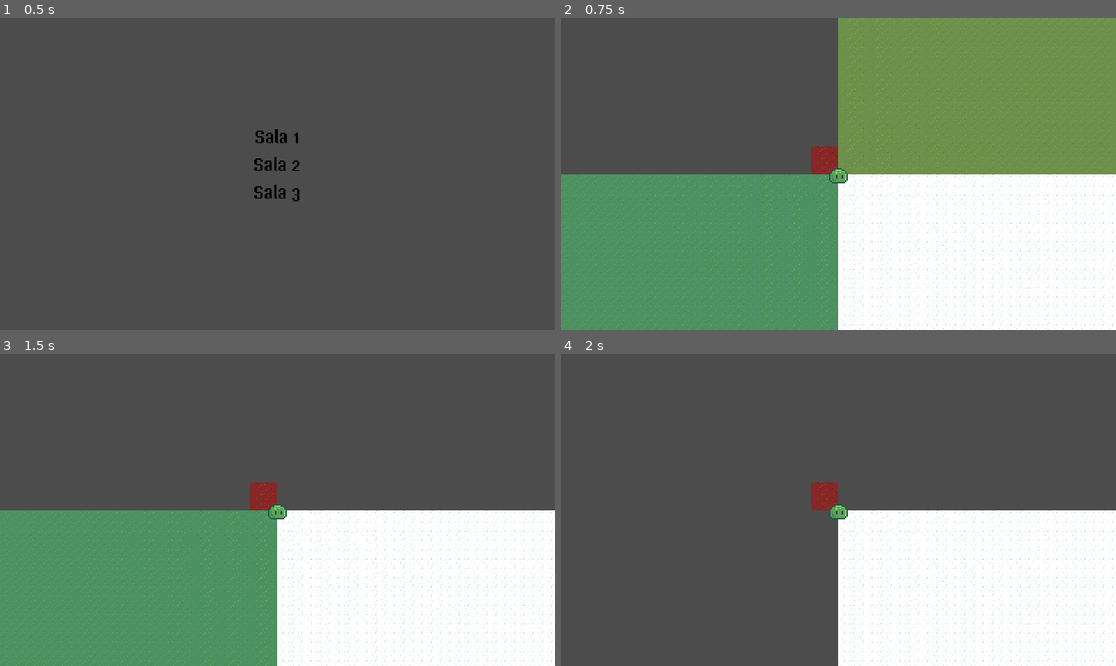
Above: before the commit, frames 1-4 (two rows, left to right).
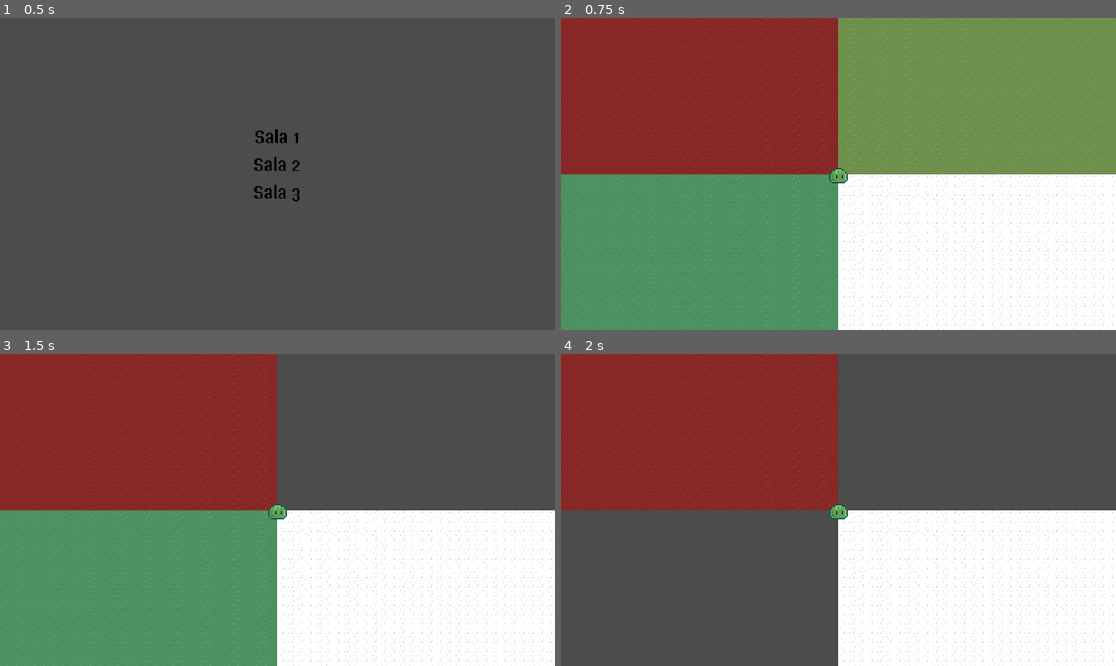
Above: after the commit, the same moments.

Repository: Insaly/LaboratoriTR
Game: Godot game, scene res://Sales/Hub.tscn
The game is run twice, just before and just after one commit, with the same random seed, the same clock (stepped at 60 frames per second) and the same inputs.
Inputs:
- Up to frame 1 (0.5 s): no input
- Up to frame 2 (0.75 s): click "Sala 1" at 0.5 s
- Up to frame 3 (1.5 s): tap Enter at 1.25 s; tap 1 (1) at 1.35 s
- Up to frame 4 (2 s): tap 2 (2) at 1.55 s

Frame 1 is identical in both runs. In frame 2, 25% of the frame differs, in the area x 0-50%, y 0-51%; in frame 3, 25%; in frame 4, 25%.
Error before the commit: Parse Error: Expected end of statement after expression, got Identifier instead. (res://Scripts/TileMap04.gd:13)

Commit message:
v.0.3

Diff:
--- a/Projecte/Sales/Sala01.tscn
+++ b/Projecte/Sales/Sala01.tscn
@@ -1,6 +1,7 @@
-[gd_scene load_steps=7 format=2]
+[gd_scene load_steps=8 format=2]
 
 [ext_resource path="res://Entitats/Player.tscn" type="PackedScene" id=1]
+[ext_resource path="res://Scripts/Timer.gd" type="Script" id=2]
 [ext_resource path="res://Scripts/Sala01.gd" type="Script" id=3]
 
 [sub_resource type="RectangleShape2D" id=1]
@@ -19,8 +20,6 @@
 script = ExtResource( 3 )
 
 [node name="Position2D" type="Position2D" parent="."]
-
-[node name="KinematicBody2D" parent="." instance=ExtResource( 1 )]
 
 [node name="A1" type="Area2D" parent="."]
 
@@ -46,6 +45,11 @@
 position = Vector2( 5124, 3828 )
 shape = SubResource( 4 )
 
+[node name="KinematicBody2D" parent="." instance=ExtResource( 1 )]
+
+[node name="Timer" type="Timer" parent="."]
+script = ExtResource( 2 )
+
 [connection signal="body_entered" from="A1" to="." method="_on_A1_body_entered"]
 [connection signal="body_exited" from="A1" to="." method="_on_A1_body_exited"]
 [connection signal="body_entered" from="A2" to="." method="_on_A2_body_entered"]
@@ -54,3 +58,4 @@
 [connection signal="body_exited" from="A3" to="." method="_on_A3_body_exited"]
 [connection signal="body_entered" from="A4" to="." method="_on_A4_body_entered"]
 [connection signal="body_exited" from="A4" to="." method="_on_A4_body_exited"]
+[connection signal="timeout" from="Timer" to="Timer" method="_on_Timer_timeout"]
--- a/Projecte/Sales/Sala02.tscn
+++ b/Projecte/Sales/Sala02.tscn
@@ -1,7 +1,8 @@
-[gd_scene load_steps=3 format=2]
+[gd_scene load_steps=4 format=2]
 
 [ext_resource path="res://Entitats/GeneradorSlimes.tscn" type="PackedScene" id=1]
 [ext_resource path="res://Sprites/Fons.png" type="Texture" id=2]
+[ext_resource path="res://Scripts/Timer.gd" type="Script" id=3]
 
 [node name="Node2D" type="Node2D"]
 
@@ -12,3 +13,8 @@
 
 [node name="GeneradorSlimes" parent="." instance=ExtResource( 1 )]
 position = Vector2( 975, 540 )
+
+[node name="Timer" type="Timer" parent="."]
+script = ExtResource( 3 )
+
+[connection signal="timeout" from="Timer" to="Timer" method="_on_Timer_timeout"]
--- a/Projecte/Scripts/GeneradorSlimes.gd
+++ b/Projecte/Scripts/GeneradorSlimes.gd
@@ -1,7 +1,7 @@
 extends Area2D
 
 const Slime = preload("res://Entitats/Slime.tscn")
-var nombre_entitats = 300
+var nombre_entitats = 4000
 var entitats_generades = 0
 
 func _ready():
@@ -11,13 +11,12 @@
 
 	if nombre_entitats > entitats_generades:
 		entitats_generades += 1
-		print("Entitats generades: " + str(entitats_generades))
 		var Subjecte = Slime.instance()
 		add_child(Subjecte)
 		Subjecte.position = $Position2D.position
 
 	for entitat in Global.no_renderitzat:
-		if (775 < Global.no_renderitzat[entitat][0] and Global.no_renderitzat[entitat][0] < 1175) and (340 < Global.no_renderitzat[entitat][1] and Global.no_renderitzat[entitat][1] < 740):
+		if (0 < Global.no_renderitzat[entitat][0] and Global.no_renderitzat[entitat][0] < 1920) and (0 < Global.no_renderitzat[entitat][1] and Global.no_renderitzat[entitat][1] < 1080):
 			var Subjecte = Slime.instance()
 			Subjecte.set_name(entitat)
 			add_child(Subjecte)
--- a/Projecte/Scripts/Sala01.gd
+++ b/Projecte/Scripts/Sala01.gd
@@ -1,9 +1,9 @@
 extends Node2D
 
-var TileMap01 = preload("res://Entitats/TileMap01.tscn")
-var TileMap02 = preload("res://Entitats/TileMap02.tscn")
-var TileMap03 = preload("res://Entitats/TileMap03.tscn")
-var TileMap04 = preload("res://Entitats/TileMap04.tscn")
+var TileMap01 = load("res://Entitats/TileMap01.tscn")
+var TileMap02 = load("res://Entitats/TileMap02.tscn")
+var TileMap03 = load("res://Entitats/TileMap03.tscn")
+var TileMap04 = load("res://Entitats/TileMap04.tscn")
 
 var Activat01 = false
 var Activat02 = false
@@ -15,6 +15,16 @@
 var TileNom3 = ""
 var TileNom4 = ""
 
+func _ready():
+
+	var TileMap01Entity = TileMap01.instance()
+	$Position2D.add_child(TileMap01Entity)
+	var TileMap02Entity = TileMap02.instance()
+	$Position2D.add_child(TileMap02Entity)
+	var TileMap03Entity = TileMap03.instance()
+	$Position2D.add_child(TileMap03Entity)
+	var TileMap04Entity = TileMap04.instance()
+	$Position2D.add_child(TileMap04Entity)
 
 func _process(delta):
 	if Input.is_action_just_pressed("1"):
@@ -43,35 +53,35 @@
 
 
 
-func _on_A1_body_entered(body):
-	var TileMap04Entity = TileMap04.instance()
-	$Position2D.add_child(TileMap04Entity)
-	TileNom4 = TileMap04Entity.name
+#func _on_A1_body_entered(body):
+#	var TileMap04Entity = TileMap04.instance()
+#	$Position2D.add_child(TileMap04Entity)
+#	TileNom4 = TileMap04Entity.name
 
-func _on_A2_body_entered(body):
-	var TileMap02Entity = TileMap02.instance()
-	$Position2D.add_child(TileMap02Entity)
-	TileNom2 = TileMap02Entity.name
+#func _on_A2_body_entered(body):
+#	var TileMap02Entity = TileMap02.instance()
+#	$Position2D.add_child(TileMap02Entity)
+#	TileNom2 = TileMap02Entity.name
 
-func _on_A3_body_entered(body):
-	var TileMap01Entity = TileMap01.instance()
-	$Position2D.add_child(TileMap01Entity)
-	TileNom1 = TileMap01Entity.name
+#func _on_A3_body_entered(body):
+#	var TileMap01Entity = TileMap01.instance()
+#	$Position2D.add_child(TileMap01Entity)
+#	TileNom1 = TileMap01Entity.name
 
-func _on_A4_body_entered(body):
-	var TileMap03Entity = TileMap03.instance()
-	$Position2D.add_child(TileMap03Entity)
-	TileNom3 = TileMap03Entity.name
+#func _on_A4_body_entered(body):
+#	var TileMap03Entity = TileMap03.instance()
+#	$Position2D.add_child(TileMap03Entity)
+#	TileNom3 = TileMap03Entity.name
 
 
-func _on_A1_body_exited(body):
-	$Position2D.get_node(TileNom4).queue_free()
+#func _on_A1_body_exited(body):
+#	$Position2D.get_node(TileNom4).queue_free()
 
-func _on_A2_body_exited(body):
-	$Position2D.get_node(TileNom2).queue_free()
+#func _on_A2_body_exited(body):
+#	$Position2D.get_node(TileNom2).queue_free()
 
-func _on_A3_body_exited(body):
-	$Position2D.get_node(TileNom1).queue_free()
+#func _on_A3_body_exited(body):
+#	$Position2D.get_node(TileNom1).queue_free()
 
-func _on_A4_body_exited(body):
-	$Position2D.get_node(TileNom3).queue_free()
+#func _on_A4_body_exited(body):
+#	$Position2D.get_node(TileNom3).queue_free()
--- a/Projecte/Scripts/Slime.gd
+++ b/Projecte/Scripts/Slime.gd
@@ -12,7 +12,7 @@
 func _process(delta):
 	vel = move_and_slide(dir * speed, Vector2.UP)
 
-	if ((self.global_position.x < 775 or self.global_position.x > 1175) or (self.global_position.y < 340 or self.global_position.y > 740)):
+	if ((self.global_position.x < 0 or self.global_position.x > 1920) or (self.global_position.y < 0 or self.global_position.y > 1080)):
 		Global.no_renderitzat[str(self.name)] = global_position
 		queue_free()
 
--- a/Projecte/Scripts/TileMap01.gd
+++ b/Projecte/Scripts/TileMap01.gd
@@ -1,7 +1,7 @@
 extends Node2D
 
-var altura := 100
-var amplada := 100
+var altura := 1000
+var amplada := 1000
 
 func _ready():
 	for x in amplada:
--- a/Projecte/Scripts/TileMap02.gd
+++ b/Projecte/Scripts/TileMap02.gd
@@ -1,7 +1,7 @@
 extends Node2D
 
-var altura := 100
-var amplada := 100
+var altura := 1000
+var amplada := 1000
 
 func _ready():
 	for x in amplada:
--- a/Projecte/Scripts/TileMap03.gd
+++ b/Projecte/Scripts/TileMap03.gd
@@ -1,7 +1,7 @@
 extends Node2D
 
-var altura := 100
-var amplada := 100
+var altura := 1000
+var amplada := 1000
 
 func _ready():
 	for x in amplada:
--- a/Projecte/Scripts/TileMap04.gd
+++ b/Projecte/Scripts/TileMap04.gd
@@ -1,7 +1,7 @@
 extends Node2D
 
-var altura := 100
-var amplada := 100
+var altura := 1000
+var amplada := 1000
 
 func _ready():
 	for x in amplada:
@@ -10,4 +10,4 @@
 
 func _process(delta):
 	if Input.is_action_just_pressed("4"):
-		queue_free()s
+		queue_free()
--- /dev/null
+++ b/Projecte/Scripts/Timer.gd
@@ -0,0 +1,16 @@
+extends Timer
+
+var temps = 1
+var process = 0
+
+func _ready():
+	self.start()
+
+func _process(delta):
+	process = delta
+
+func _on_Timer_timeout():
+
+	print(str(Performance.get_monitor(Performance.TIME_FPS)) + " " + str(Performance.get_monitor(Performance.MEMORY_STATIC))+ " " + str(temps))
+	temps += 1
+	self.start()
--- a/Projecte/project.godot
+++ b/Projecte/project.godot
@@ -23,6 +23,7 @@
 window/size/width=1920
 window/size/height=1080
 window/size/fullscreen=true
+window/vsync/use_vsync=false
 
 [input]
 
